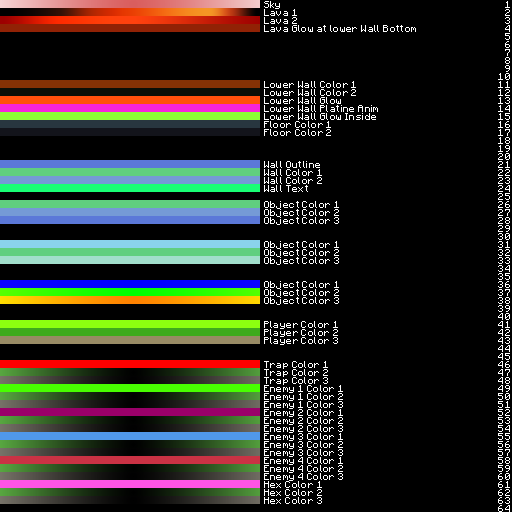
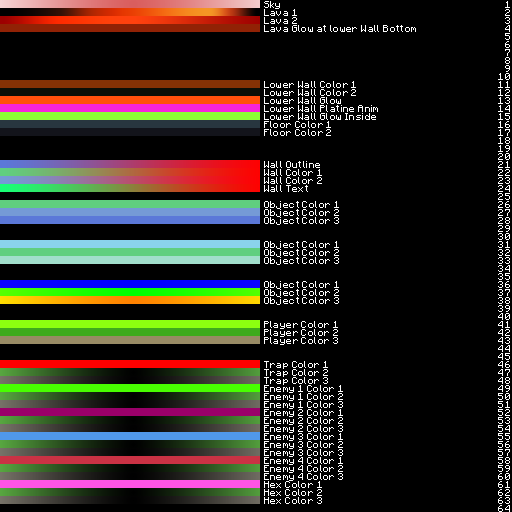
Revision of a layered 512 × 512 image; what changed, layer by layer:
pixels changed over (8, 160, 260, 192) (layer not identified)
